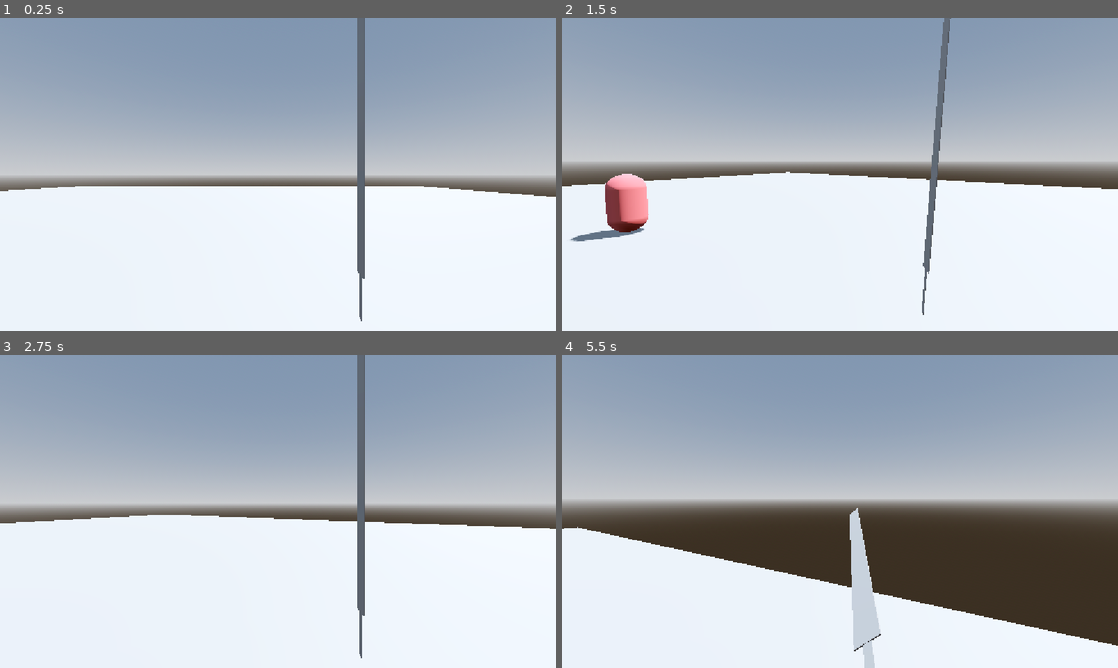
Above: before the commit, frames 1-4 (two rows, left to right).
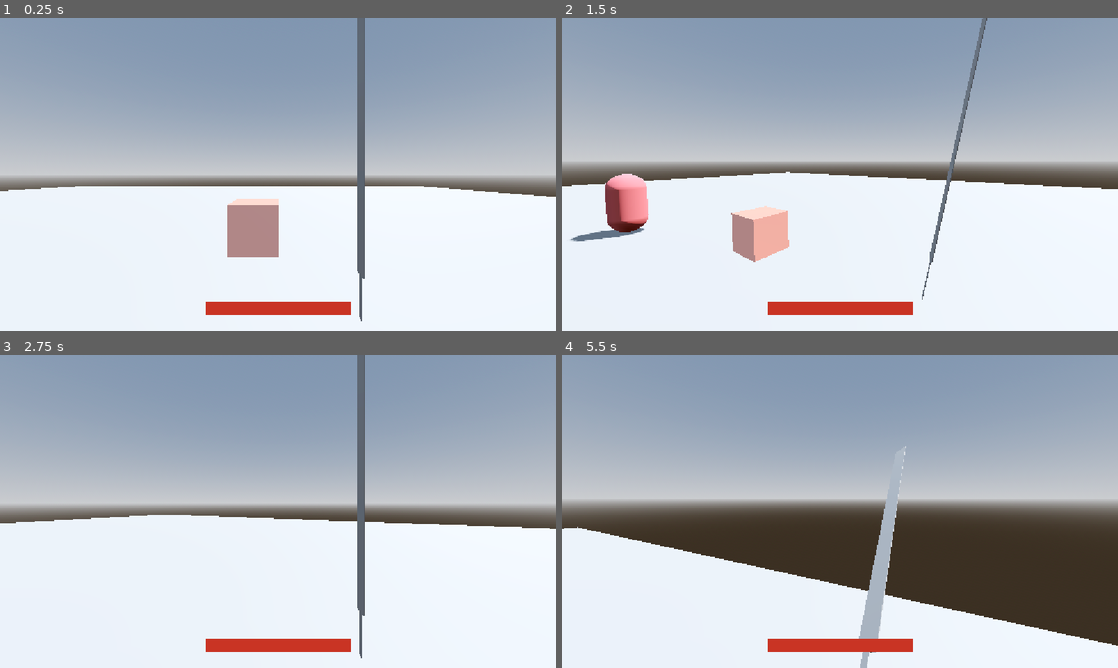
Above: after the commit, the same moments.

Repository: emchar1/revanitz-rpg
Game: Godot game, scene res://scenes/main.tscn
Same seed, same stepped clock (60 frames per second), same inputs: the game is played once before the commit and once after it.
Inputs (mouse positions are in pixels of both pictures, inside the frame that each line leads up to):
- Up to frame 1 (0.25 s): no input
- Up to frame 2 (1.5 s): tap Enter at 0.5 s; move the mouse to (962, 158) at 0.52 s; hold D (input_right) 0.53-1.28 s; click (962, 158) at 0.6 s; tap Space (input_jump) at 0.77 s; move the mouse to (812, 174) at 1.27 s; hold W (input_forward) from 1.28 s (still down); tap Shift (input_sprint) at 1.35 s; click (812, 174) at 1.42 s
- Up to frame 3 (2.75 s): keep holding W (input_forward); tap Space (input_jump) at 1.52 s; move the mouse to (289, 505) at 2.02 s; click (289, 505) at 2.1 s
- Up to frame 4 (5.5 s): keep holding W (input_forward); move the mouse to (834, 517) at 2.77 s; tap Shift (input_sprint) at 2.85, 4.35 s; click (834, 517) at 2.92 s; tap Space (input_jump) at 3.02, 3.77, 4.52 s; move the mouse to (878, 514) at 3.52 s; click (878, 514) at 3.6 s; move the mouse to (795, 508) at 4.27 s; click (795, 508) at 4.42 s; move the mouse to (845, 511) at 5.02 s; click (845, 511) at 5.1 s

The runs differ from the first frame. In frame 1, 2.8% of the frame differs, in the area x 37-64%, y 57-95%; in frame 2, 4.2%, in the area x 30-77%, y 0-95%; in frame 3, 1.1%; in frame 4, 3.5%.

Commit message:
added health bar, hit boxes and hurtboxes, death screen

Diff:
--- a/assets/brackeys-proto-controller-main/brackeys-proto-controller-main/proto_controller/proto_controller.gd
+++ b/assets/brackeys-proto-controller-main/brackeys-proto-controller-main/proto_controller/proto_controller.gd
@@ -50,14 +50,17 @@
 var freeflying : bool = false
 
 ## IMPORTANT REFERENCES
+
 @onready var head: Node3D = $Head
 @onready var collider: CollisionShape3D = $Collider
 @onready var animation = $AnimationPlayer
+@onready var hurtbox = $Hurtbox
 
 func _ready() -> void:
 	check_input_mappings()
 	look_rotation.y = rotation.y
 	look_rotation.x = head.rotation.x
+	add_to_group("player")
 
 func _unhandled_input(event: InputEvent) -> void:
 	# Mouse capturing
@@ -124,6 +127,7 @@
 	move_and_slide()
 
 
+
 ## Rotate us to look around.
 ## Base of controller rotates around y (left/right). Head rotates around x (up/down).
 ## Modifies look_rotation based on rot_input, then resets basis and rotates by look_rotation.
--- a/assets/brackeys-proto-controller-main/brackeys-proto-controller-main/proto_controller/proto_controller.tscn
+++ b/assets/brackeys-proto-controller-main/brackeys-proto-controller-main/proto_controller/proto_controller.tscn
@@ -56,7 +56,7 @@
 
 [sub_resource type="Animation" id="Animation_fuo6q"]
 resource_name = "swing"
-length = 0.61
+length = 0.501
 tracks/0/type = "value"
 tracks/0/imported = false
 tracks/0/enabled = true
@@ -64,7 +64,7 @@
 tracks/0/interp = 1
 tracks/0/loop_wrap = true
 tracks/0/keys = {
-"times": PackedFloat32Array(0, 0.16666667, 0.26666668, 0.6),
+"times": PackedFloat32Array(0, 0.06666665, 0.16666666, 0.5),
 "transitions": PackedFloat32Array(1, 1, 1, 1),
 "update": 0,
 "values": [Vector3(0.31681943, 0, -0.7828166), Vector3(0.4685337, 0.05299437, -0.7828166), Vector3(-0.035886064, -0.23862314, -0.7828166), Vector3(0.31681943, 0, -0.7828166)]
@@ -76,7 +76,7 @@
 tracks/1/interp = 1
 tracks/1/loop_wrap = true
 tracks/1/keys = {
-"times": PackedFloat32Array(0, 0.16666667, 0.26666668, 0.6),
+"times": PackedFloat32Array(0, 0.06666665, 0.16666666, 0.5),
 "transitions": PackedFloat32Array(1, 1, 1, 1),
 "update": 0,
 "values": [Vector3(0, 0, 0), Vector3(3.558442e-09, -0.42979485, -0.26239225), Vector3(-0.9527168, 1.8887835, -1.7730571), Vector3(0, 0, 0)]
@@ -88,7 +88,7 @@
 tracks/2/interp = 1
 tracks/2/loop_wrap = true
 tracks/2/keys = {
-"times": PackedFloat32Array(0.16672173, 0.26969692),
+"times": PackedFloat32Array(0.06672171, 0.1696969),
 "transitions": PackedFloat32Array(1, 1),
 "update": 1,
 "values": [1, 0]
@@ -122,6 +122,9 @@
 [node name="Weapon" parent="Head/Camera3D" unique_id=1909220029 instance=ExtResource("2_o4k6q")]
 transform = Transform3D(1.0000001, 0, 0, 0, 1.0000001, 0, 0, 0, 0.99999994, 0.31681943, 0, -0.7828166)
 
+[node name="Hitbox" parent="Head/Camera3D/Weapon" index="2" unique_id=552350395]
+collision_mask = 1
+
 [node name="Hurtbox" parent="." unique_id=186594456 instance=ExtResource("3_fuo6q")]
 
 [node name="AnimationPlayer" type="AnimationPlayer" parent="." unique_id=1892837735]
--- a/scenes/enemy.gd
+++ /dev/null
@@ -1,2 +0,0 @@
-class_name Enemy
-extends CharacterBody3D
--- a/scenes/enemy.tscn
+++ b/scenes/enemy.tscn
@@ -1,6 +1,6 @@
 [gd_scene format=3 uid="uid://35k3a8b1kmh0"]
 
-[ext_resource type="Script" uid="uid://b024p08veiwrr" path="res://scenes/enemy.gd" id="1_7p1mj"]
+[ext_resource type="Script" uid="uid://b024p08veiwrr" path="res://scripts/enemy.gd" id="1_7p1mj"]
 [ext_resource type="PackedScene" uid="uid://q3pcmv4ggn0r" path="res://scenes/hurtbox.tscn" id="2_md0e3"]
 
 [sub_resource type="CapsuleShape3D" id="CapsuleShape3D_v6m6b"]
--- /dev/null
+++ b/scenes/hitbox.tscn
@@ -0,0 +1,17 @@
+[gd_scene format=3 uid="uid://k8gvxcufdgs1"]
+
+[ext_resource type="Script" uid="uid://btml3hqw5dx0f" path="res://scripts/hitbox.gd" id="1_0vdsg"]
+
+[sub_resource type="BoxShape3D" id="BoxShape3D_hxfvj"]
+size = Vector3(0.005859375, 1.0371094, 0.06665039)
+
+[node name="Hitbox" type="Area3D" unique_id=552350395]
+collision_layer = 0
+collision_mask = 0
+script = ExtResource("1_0vdsg")
+
+[node name="CollisionShape3D" type="CollisionShape3D" parent="." unique_id=1228507880]
+transform = Transform3D(1, 0, 0, 0, 1, 0, 0, 0, 1, 0, 0.13596529, 0)
+shape = SubResource("BoxShape3D_hxfvj")
+
+[connection signal="area_entered" from="." to="." method="_on_area_entered"]
--- a/scenes/hurtbox.gd
+++ /dev/null
@@ -1,15 +0,0 @@
-class_name Hurtbox
-extends Area3D
-
-@export var health = 100
-
-func _process(delta: float) -> void:
-	if health <= 0:
-		get_parent().queue_free()
-
-func damage(damage_val: float):
-	health -= damage_val
-	print(health)
-
-func hit():
-	set_collision_layer_value(1,true)
--- a/scenes/hurtbox.tscn
+++ b/scenes/hurtbox.tscn
@@ -1,6 +1,6 @@
 [gd_scene format=3 uid="uid://q3pcmv4ggn0r"]
 
-[ext_resource type="Script" uid="uid://c55m0sto1eety" path="res://scenes/hurtbox.gd" id="1_ksusc"]
+[ext_resource type="Script" uid="uid://c55m0sto1eety" path="res://scripts/hurtbox.gd" id="1_ksusc"]
 
 [sub_resource type="CapsuleShape3D" id="CapsuleShape3D_o3pdq"]
 
--- a/scenes/main.tscn
+++ b/scenes/main.tscn
@@ -1,7 +1,9 @@
 [gd_scene format=3 uid="uid://dj5aj683nwfmv"]
 
 [ext_resource type="PackedScene" uid="uid://bs72ogkvdd7d6" path="res://assets/brackeys-proto-controller-main/brackeys-proto-controller-main/proto_controller/proto_controller.tscn" id="1_o5qli"]
+[ext_resource type="Script" uid="uid://dh5dcwgor636n" path="res://scripts/main.gd" id="1_sugp2"]
 [ext_resource type="PackedScene" uid="uid://35k3a8b1kmh0" path="res://scenes/enemy.tscn" id="2_0wfyh"]
+[ext_resource type="Script" uid="uid://btml3hqw5dx0f" path="res://scripts/hitbox.gd" id="4_jyhfs"]
 
 [sub_resource type="ProceduralSkyMaterial" id="ProceduralSkyMaterial_o5qli"]
 sky_horizon_color = Color(0.66224277, 0.6717428, 0.6867428, 1)
@@ -22,7 +24,26 @@
 [sub_resource type="BoxShape3D" id="BoxShape3D_sgp6g"]
 size = Vector3(50, 0.037, 50)
 
+[sub_resource type="StyleBoxFlat" id="StyleBoxFlat_sugp2"]
+bg_color = Color(0.5132329, 0.51323295, 0.51323277, 1)
+
+[sub_resource type="StyleBoxFlat" id="StyleBoxFlat_jyhfs"]
+bg_color = Color(0.7878799, 0.20266616, 0.14144126, 1)
+
+[sub_resource type="SystemFont" id="SystemFont_o6xl0"]
+subpixel_positioning = 0
+
+[sub_resource type="BoxShape3D" id="BoxShape3D_v6m6b"]
+
+[sub_resource type="BoxMesh" id="BoxMesh_v6m6b"]
+
+[sub_resource type="StandardMaterial3D" id="StandardMaterial3D_o3pdq"]
+transparency = 1
+vertex_color_use_as_albedo = true
+albedo_color = Color(0.9137255, 0.4117647, 0.32156864, 0.69803923)
+
 [node name="Main" type="Node3D" unique_id=713100899]
+script = ExtResource("1_sugp2")
 
 [node name="WorldEnvironment" type="WorldEnvironment" parent="." unique_id=669199481]
 environment = SubResource("Environment_sugp2")
@@ -44,3 +65,85 @@
 
 [node name="Enemy" parent="." unique_id=1563144817 instance=ExtResource("2_0wfyh")]
 transform = Transform3D(1, 0, 0, 0, 1, 0, 0, 0, 1, -1.6822512, 1.0184994, 1.6836243)
+
+[node name="CanvasLayer" type="CanvasLayer" parent="." unique_id=1028909728]
+
+[node name="HUD" type="Control" parent="CanvasLayer" unique_id=2129736238]
+layout_mode = 3
+anchors_preset = 15
+anchor_right = 1.0
+anchor_bottom = 1.0
+offset_right = -506.98322
+grow_horizontal = 2
+grow_vertical = 2
+scale = Vector2(1.786, 1)
+mouse_filter = 1
+
+[node name="HealthBar" type="ProgressBar" parent="CanvasLayer/HUD" unique_id=1853590860]
+layout_mode = 1
+anchors_preset = 7
+anchor_left = 0.5
+anchor_top = 1.0
+anchor_right = 0.5
+anchor_bottom = 1.0
+offset_left = -83.98656
+offset_top = -60.0
+offset_right = 83.98654
+offset_bottom = -33.0
+grow_horizontal = 2
+grow_vertical = 0
+mouse_filter = 1
+theme_override_styles/background = SubResource("StyleBoxFlat_sugp2")
+theme_override_styles/fill = SubResource("StyleBoxFlat_jyhfs")
+value = 100.0
+show_percentage = false
+
+[node name="DeathScreen" type="Control" parent="CanvasLayer" unique_id=1639704005]
+visible = false
+layout_mode = 3
+anchors_preset = 0
+offset_right = 1152.0
+offset_bottom = 648.0
+
+[node name="ColorRect" type="ColorRect" parent="CanvasLayer/DeathScreen" unique_id=1526359055]
+layout_mode = 0
+offset_right = 1153.0
+offset_bottom = 649.0
+color = Color(0.39688927, 0.39688927, 0.39688924, 1)
+
+[node name="Label" type="Label" parent="CanvasLayer/DeathScreen" unique_id=525434584]
+layout_mode = 1
+anchors_preset = 8
+anchor_left = 0.5
+anchor_top = 0.5
+anchor_right = 0.5
+anchor_bottom = 0.5
+offset_left = -37.0
+offset_top = -11.5
+offset_right = 37.0
+offset_bottom = 11.5
+grow_horizontal = 2
+grow_vertical = 2
+theme_override_fonts/font = SubResource("SystemFont_o6xl0")
+text = "You Died!"
+metadata/_edit_use_anchors_ = true
+
+[node name="TestHitbox" type="Node3D" parent="." unique_id=1998412841]
+transform = Transform3D(1, 0, 0, 0, 1, 0, 0, 0, 1, 3.5589302, 2.0652146, 0)
+
+[node name="Hitbox" type="Area3D" parent="TestHitbox" unique_id=1768095880]
+transform = Transform3D(1, 0, 0, 0, 1, 0, 0, 0, 1, 0, -1.4375196, 0)
+script = ExtResource("4_jyhfs")
+
+[node name="CollisionShape3D" type="CollisionShape3D" parent="TestHitbox/Hitbox" unique_id=1228507880]
+transform = Transform3D(1, 0, 0, 0, 1, 0, 0, 0, 1, 0, 0.13596529, 0)
+shape = SubResource("BoxShape3D_v6m6b")
+
+[node name="MeshInstance3D" type="MeshInstance3D" parent="TestHitbox/Hitbox" unique_id=1563799469]
+mesh = SubResource("BoxMesh_v6m6b")
+surface_material_override/0 = SubResource("StandardMaterial3D_o3pdq")
+
+[connection signal="area_entered" from="TestHitbox/Hitbox" to="TestHitbox/Hitbox" method="_on_area_entered"]
+
+[editable path="Baseplate/ProtoController"]
+[editable path="Baseplate/ProtoController/Head/Camera3D/Weapon"]
--- a/scenes/test scene.tscn
+++ b/scenes/test scene.tscn
@@ -4,6 +4,7 @@
 [ext_resource type="VoxelGIData" uid="uid://dhkej65i5y6du" path="res://scenes/test scene.VoxelGI_data.res" id="3_ethpd"]
 [ext_resource type="PackedScene" uid="uid://bs72ogkvdd7d6" path="res://assets/brackeys-proto-controller-main/brackeys-proto-controller-main/proto_controller/proto_controller.tscn" id="4_7xock"]
 [ext_resource type="LightmapGIData" uid="uid://21ifjkq3rtt4" path="res://scenes/test scene.lmbake" id="5_abcde"]
+[ext_resource type="PackedScene" uid="uid://35k3a8b1kmh0" path="res://scenes/enemy.tscn" id="5_h8gbp"]
 
 [sub_resource type="Environment" id="Environment_ethpd"]
 background_mode = 1
@@ -279,3 +280,6 @@
 transform = Transform3D(1, 0, 0, 0, 1, 0, 0, 0, 1, -29.200611, 20.706198, -38.112812)
 size = Vector3(23.780548, 12.961151, 22.574335)
 material = SubResource("FogMaterial_8xw0u")
+
+[node name="Enemy" parent="." unique_id=1563144817 instance=ExtResource("5_h8gbp")]
+transform = Transform3D(1, 0, 0, 0, 1, 0, 0, 0, 1, 6.194505, -0.2743802, 7.0360427)
--- a/scenes/weapon.tscn
+++ b/scenes/weapon.tscn
@@ -1,31 +1,35 @@
 [gd_scene format=3 uid="uid://clwrp7l80b83h"]
 
-[ext_resource type="Script" uid="uid://btml3hqw5dx0f" path="res://scenes/weapon.gd" id="1_xasec"]
+[ext_resource type="Script" uid="uid://cthunebny3po1" path="res://scripts/weapon.gd" id="1_xasec"]
+[ext_resource type="Script" uid="uid://btml3hqw5dx0f" path="res://scripts/hitbox.gd" id="2_uxn4k"]
 
-[sub_resource type="BoxShape3D" id="BoxShape3D_hxfvj"]
-size = Vector3(0.005859375, 1.0371094, 0.06665039)
+[sub_resource type="BoxMesh" id="BoxMesh_o3pdq"]
+size = Vector3(0.001, 0.17175293, 0.022460938)
 
 [sub_resource type="BoxMesh" id="BoxMesh_v6m6b"]
 size = Vector3(0.0029296875, 1.0397949, 0.068603516)
 
-[sub_resource type="BoxMesh" id="BoxMesh_o3pdq"]
-size = Vector3(0.001, 0.17175293, 0.022460938)
+[sub_resource type="BoxShape3D" id="BoxShape3D_uxn4k"]
+size = Vector3(0.005859375, 1.0887451, 0.06665039)
 
 [node name="Weapon" type="Node3D" unique_id=105270687]
-
-[node name="Hitbox" type="Area3D" parent="." unique_id=1909220029]
 script = ExtResource("1_xasec")
 
-[node name="CollisionShape3D" type="CollisionShape3D" parent="Hitbox" unique_id=826003739]
-transform = Transform3D(1, 0, 0, 0, 1, 0, 0, 0, 1, 0, 0.13596529, 0)
-shape = SubResource("BoxShape3D_hxfvj")
+[node name="MeshInstance3D2" type="MeshInstance3D" parent="." unique_id=378680757]
+transform = Transform3D(1, 0, 0, 0, 1, 0, 0, 0, 1, 0, -0.46794522, 0)
+mesh = SubResource("BoxMesh_o3pdq")
 
-[node name="MeshInstance3D" type="MeshInstance3D" parent="Hitbox" unique_id=1536404921]
+[node name="MeshInstance3D" type="MeshInstance3D" parent="." unique_id=1536404921]
 transform = Transform3D(1, 0, 0, 0, 1, 0, 0, 0, 1, 0, 0.135477, 0)
 mesh = SubResource("BoxMesh_v6m6b")
 
-[node name="MeshInstance3D2" type="MeshInstance3D" parent="Hitbox" unique_id=378680757]
-transform = Transform3D(1, 0, 0, 0, 1, 0, 0, 0, 1, 0, -0.46794522, 0)
-mesh = SubResource("BoxMesh_o3pdq")
+[node name="Hitbox" type="Area3D" parent="." unique_id=552350395]
+collision_layer = 0
+collision_mask = 0
+script = ExtResource("2_uxn4k")
+
+[node name="CollisionShape3D" type="CollisionShape3D" parent="Hitbox" unique_id=1228507880]
+transform = Transform3D(1, 0, 0, 0, 1, 0, 0, 0, 1, 0, 0.16178316, 0)
+shape = SubResource("BoxShape3D_uxn4k")
 
 [connection signal="area_entered" from="Hitbox" to="Hitbox" method="_on_area_entered"]
--- /dev/null
+++ b/scripts/enemy.gd
@@ -0,0 +1,11 @@
+class_name Enemy
+extends CharacterBody3D
+
+@onready var hurtbox : Hurtbox = $Hurtbox
+
+func _ready():
+	hurtbox.entity_dead.connect(death)
+	add_to_group("enemies")
+
+func death(entity):
+	queue_free()
--- /dev/null
+++ b/scripts/health_bar.gd
@@ -0,0 +1,8 @@
+extends ProgressBar
+
+
+# Called when the node enters the scene tree for the first time.
+func _ready() -> void:
+	var fill_style = StyleBoxFlat.new()
+	fill_style.bg_color = Color.RED
+	add_theme_stylebox_override("fill",fill_style)
--- a/scenes/weapon.gd
+++ b/scripts/hitbox.gd
@@ -5,14 +5,6 @@
 # Called when the node enters the scene tree for the first time.
 func _ready() -> void:
 	area_entered.connect(hit)
-	pass # Replace with function body.
-
-
-# Called every frame. 'delta' is the elapsed time since the previous frame.
-func _process(delta: float) -> void:
-	pass
-
-
 
 func hit(area: Area3D):
 	if area is Hurtbox:
--- /dev/null
+++ b/scripts/hurtbox.gd
@@ -0,0 +1,20 @@
+class_name Hurtbox
+extends Area3D
+
+signal health_changed(health_val)
+signal entity_dead(entity : CharacterBody3D)
+
+@export var hp = 100
+
+func _process(delta: float) -> void:
+	pass
+	if hp <= 0:
+		entity_dead.emit(get_parent())
+
+func damage(damage_val: float):
+	hp -= damage_val
+	health_changed.emit(hp)
+	print(hp)
+
+func hit():
+	set_collision_layer_value(1,true)
--- /dev/null
+++ b/scripts/main.gd
@@ -0,0 +1,15 @@
+extends Node3D
+
+@onready var hurtbox : Hurtbox = $Baseplate/ProtoController/Hurtbox
+
+func _ready() -> void:
+	hurtbox.health_changed.connect(update_health)
+	hurtbox.entity_dead.connect(death)
+
+func update_health(health_val : float):
+	$CanvasLayer/HUD/HealthBar.value = health_val
+
+func death(entity : CharacterBody3D):
+
+	if entity.is_in_group("player"):
+		$CanvasLayer/DeathScreen.visible = true
--- /dev/null
+++ b/scripts/weapon.gd
@@ -0,0 +1 @@
+extends Node3D
Renamed: scenes/enemy.gd.uid -> scripts/enemy.gd.uid
Not shown, added: scripts/health_bar.gd.uid
Renamed: scenes/weapon.gd.uid -> scripts/hitbox.gd.uid
Renamed: scenes/hurtbox.gd.uid -> scripts/hurtbox.gd.uid
Not shown, added: scripts/main.gd.uid
Not shown, added: scripts/weapon.gd.uid
